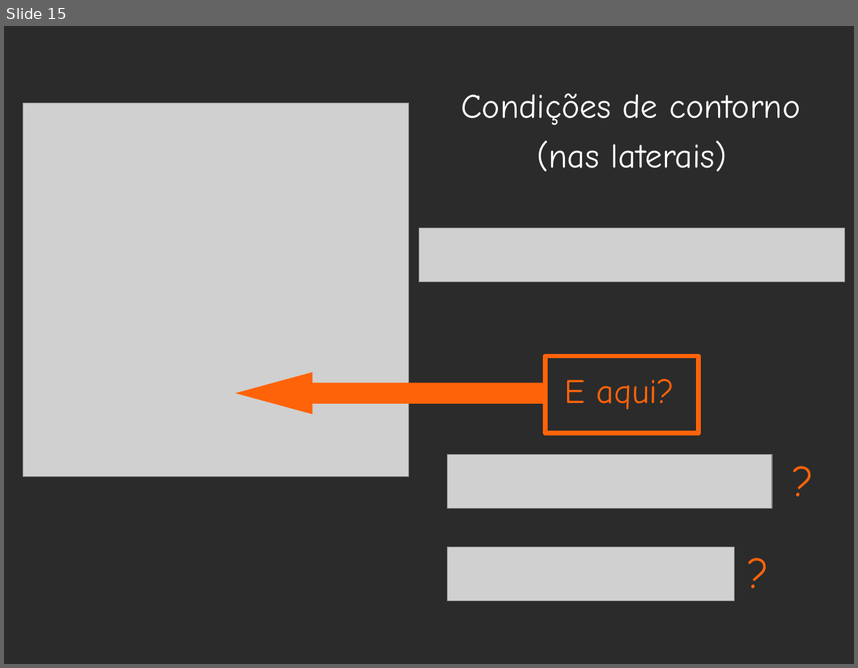
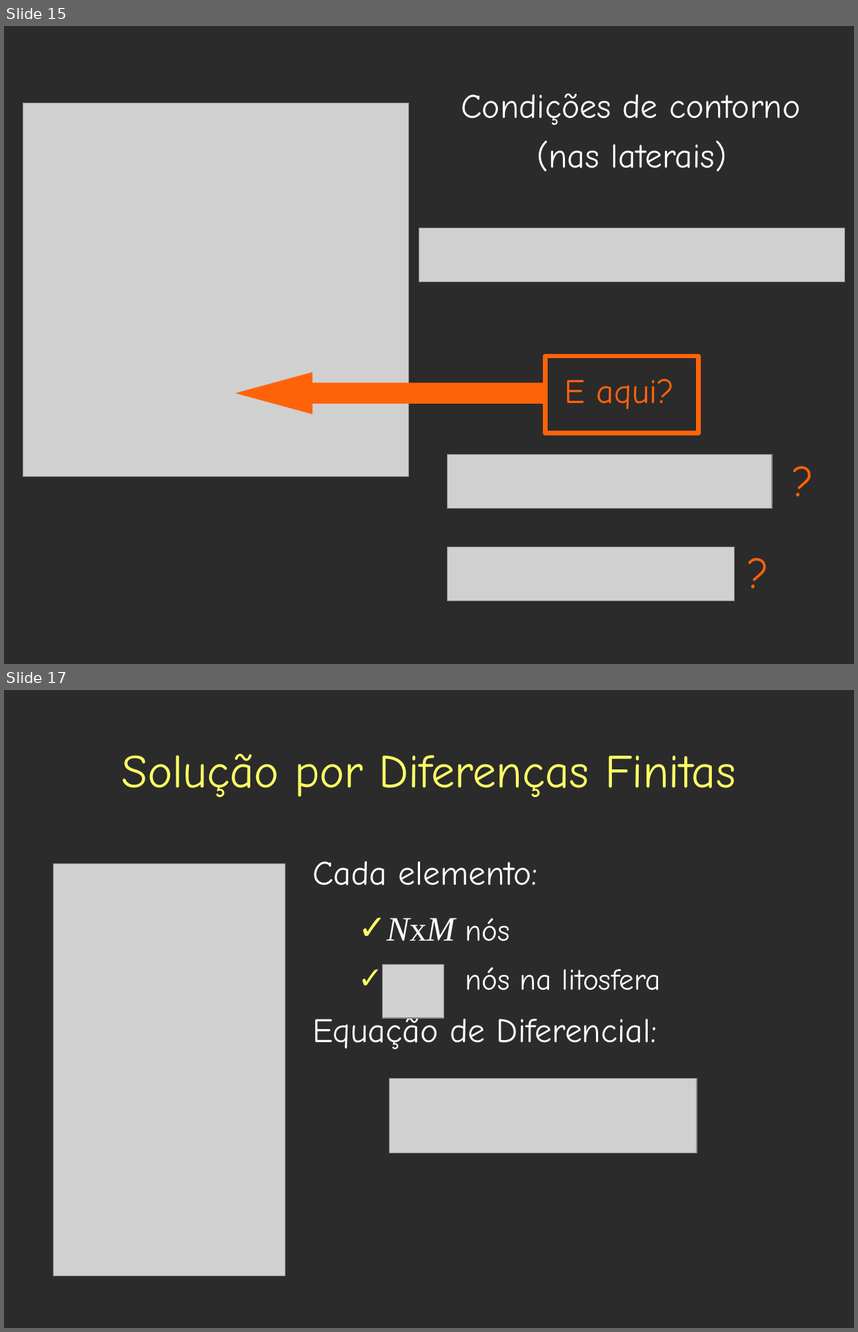
Before and after one commit to leouieda/geothermics, a slide deck: presentations/vba/vba.odp. Shown one above the other, each under a label of ours: slide 15 before the commit, slides 15 and 17 after it; the slides between them are not shown. The pictures are 858x668 and 858x1332 pixels, drawn with LibreOffice and Linux fonts; fonts in the diff are those of the drawing; grey boxes stand for pictures; background and template pictures are left out; a plain dark background stands for a picture behind light text. Boxes give left, top, right and bottom in pixels: in the first picture for what was removed or moved away, otherwise in the second. Text is boxed around its words. In the diff, an @@ line names an element or a change of style, - is before the commit and + after.

Commit message:
Finished presentation on VBA

```diff
--- a/presentations/vba/vba.odp
+++ b/presentations/vba/vba.odp
@@ slide 17 added at <box>4,690,854,1328</box>, background picture (left out) @@
@@ title added at <box>121,753,735,797</box>, 44 pt, text #FFFF66 @@
+Solução por Diferenças Finitas
@@ picture added at <box>54,864,285,1276</box> @@
@@ text added at <box>312,861,661,1049</box>, 32 pt, text #FFFFFF @@
+Cada elemento:
+  ✓ NxM nós
+  ✓ nós na litosfera
+Equação de Diferencial:
@@ picture added at <box>383,964,444,1018</box> @@
@@ picture added at <box>390,1078,697,1153</box> @@
```
Also in this commit, not shown: 2 slides changed, 5 other slides added, 6 other files.
